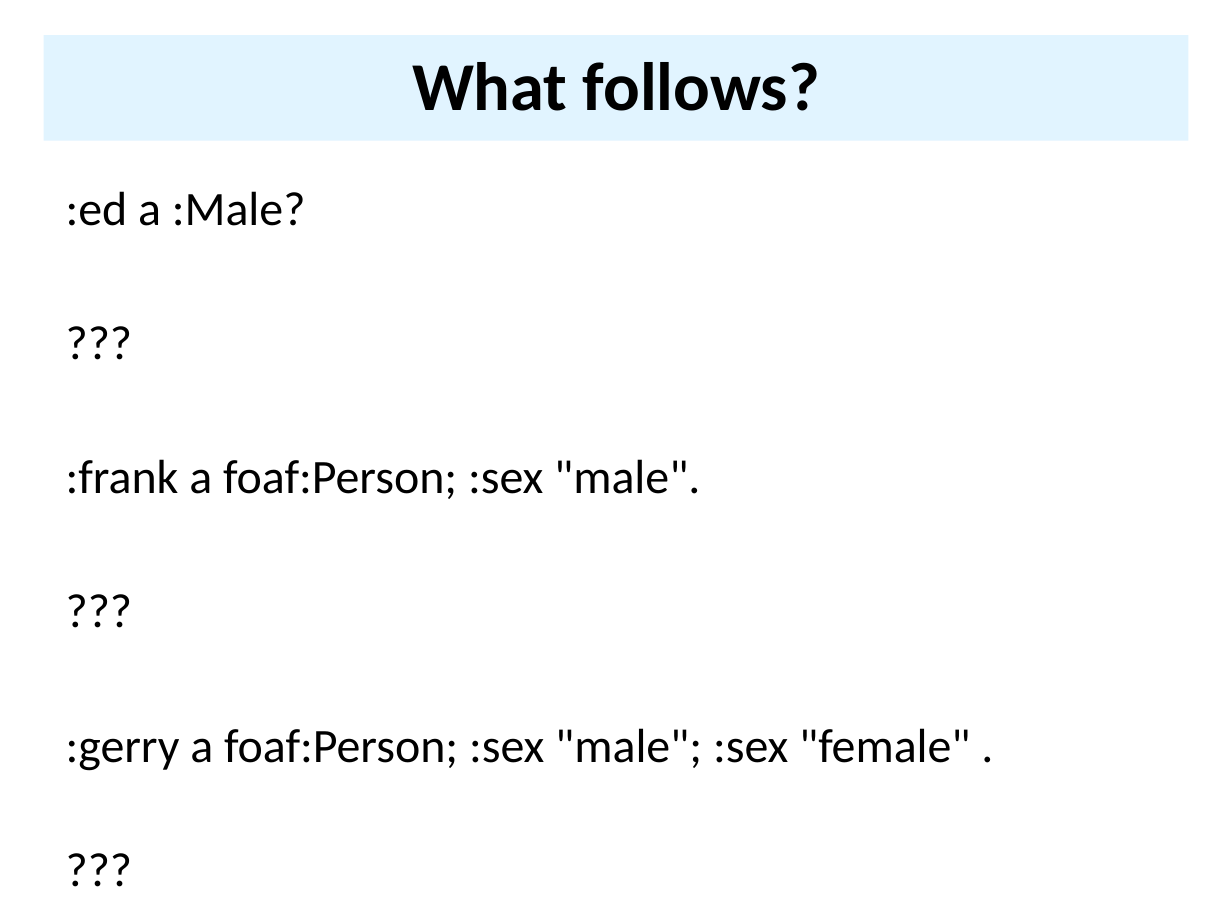
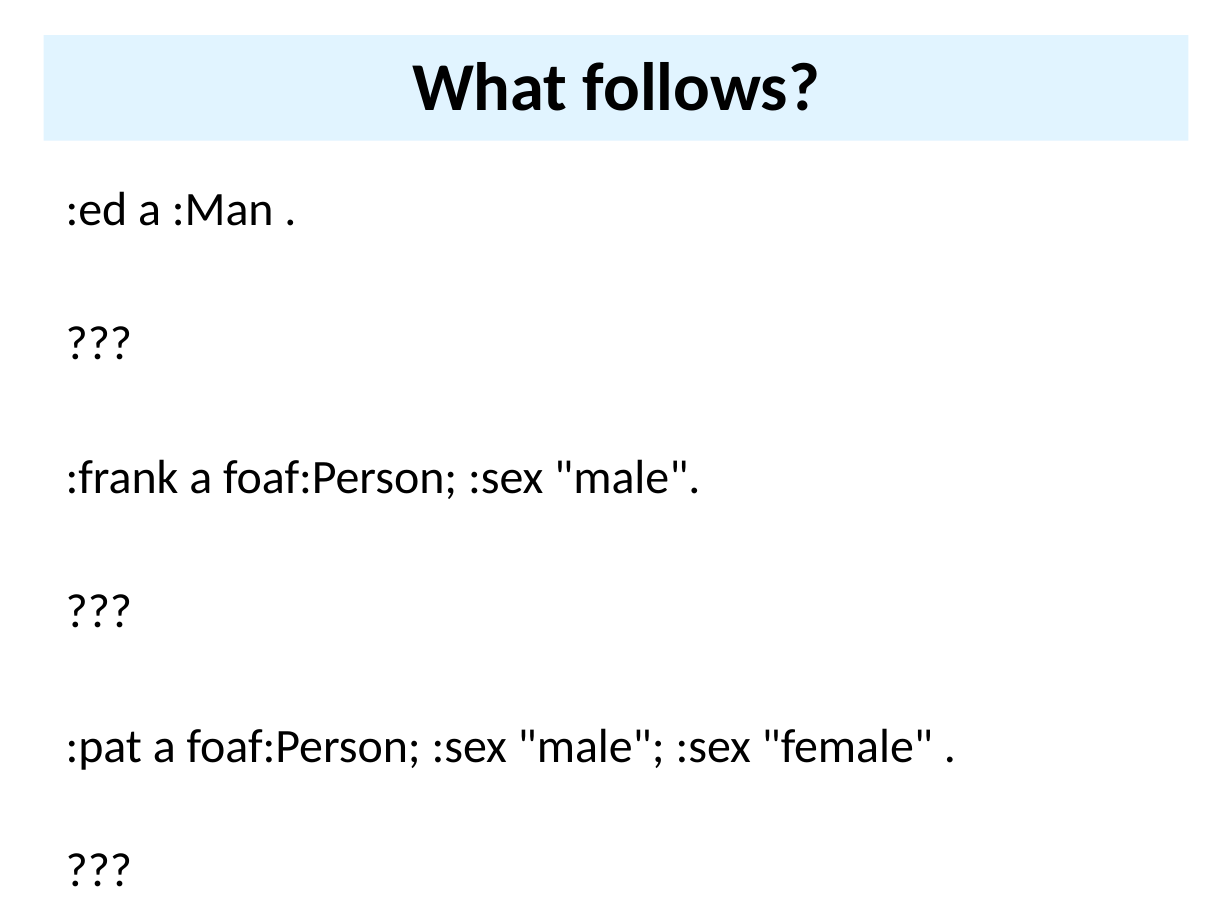
Before and after one commit to UMBC-CMSC-491-691-F19-Knowledge-Graphs/class_material, a slide deck: slide 50 of notes/07_owl/07OWL.pptx. Drawn at 1232x924 pixels with LibreOffice and Linux fonts; fonts in the diff are those of the drawing. Boxes give left, top, right and bottom in pixels: in the first picture for what was removed or moved away, otherwise in the second. Text is boxed around its words. In the diff, an @@ line names an element or a change of style, - is before the commit and + after.

```diff
--- a/notes/07_owl/07OWL.pptx
+++ b/notes/07_owl/07OWL.pptx
@@ text at (66,191,274,226): text changed @@
-:ed a :Male?
+:ed a :Man .
@@ text at (66,728,933,770): text changed @@
-:gerry a foaf:Person; :sex "male"; :sex "female" .
+:pat a foaf:Person; :sex "male"; :sex "female" .
```
Also in this commit, not shown: 12 other slides changed, 1 slide removed, 2 other files.
